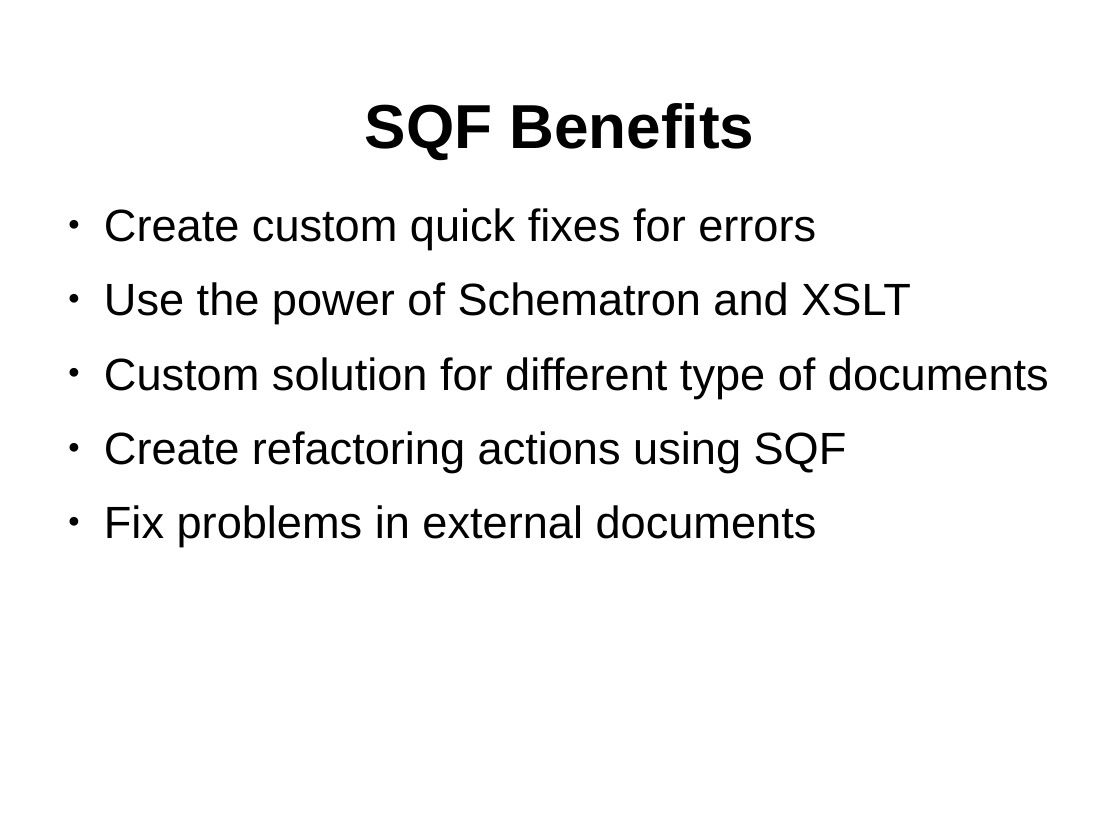
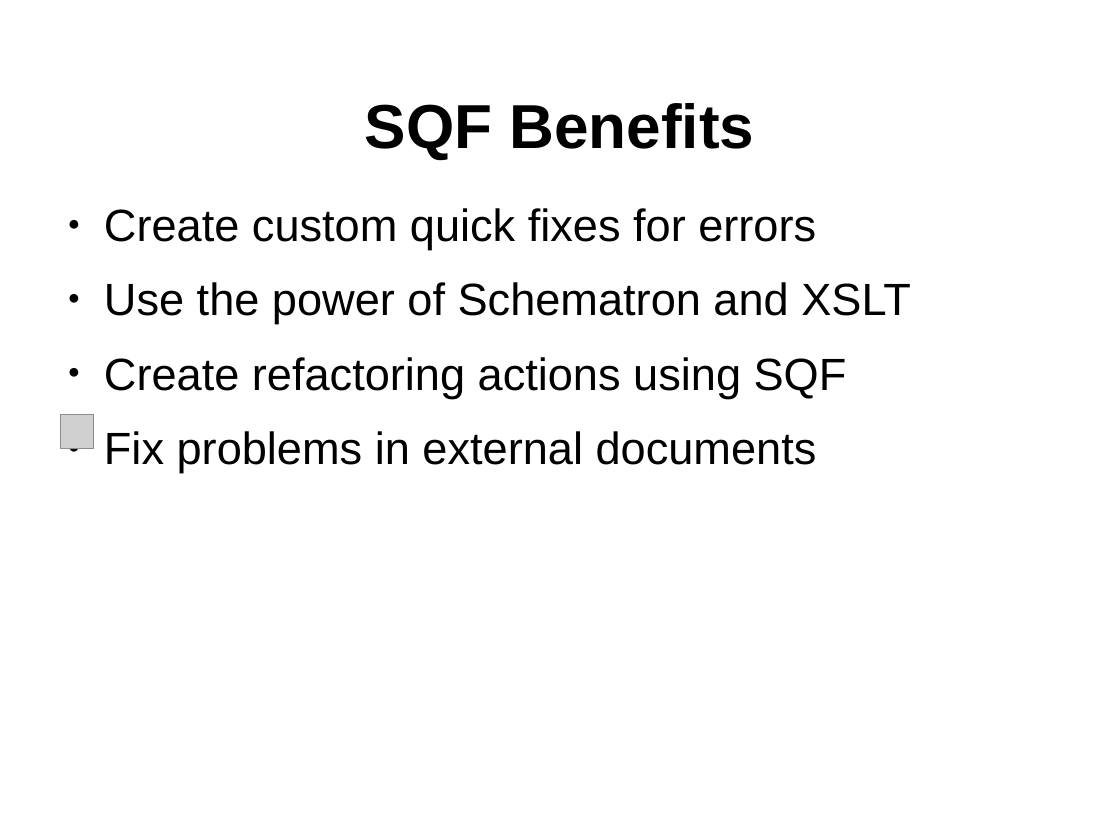
Before and after one commit to octavianN/Schematron-QuickFix-Language-Presentation, a slide deck: slide 13 of Final/SQF.odp (slide 14 before the commit). Drawn at 1120x840 pixels with LibreOffice and Linux fonts; fonts in the diff are those of the drawing; grey boxes stand for pictures; background and template pictures are left out. Boxes give left, top, right and bottom in pixels: in the first picture for what was removed or moved away, otherwise in the second. Text is boxed around its words. In the diff, an @@ line names an element or a change of style, - is before the commit and + after.

```diff
--- a/Final/SQF.odp
+++ b/Final/SQF.odp
@@ text at <box>104,357,1049,398</box>: paragraph removed @@
-● Custom solution for different type of documents
@@ picture added at <box>60,415,94,448</box> @@
```
Also in this commit, not shown: 8 other slides changed, 9 slides added, 1 slide removed, 19 other files.
